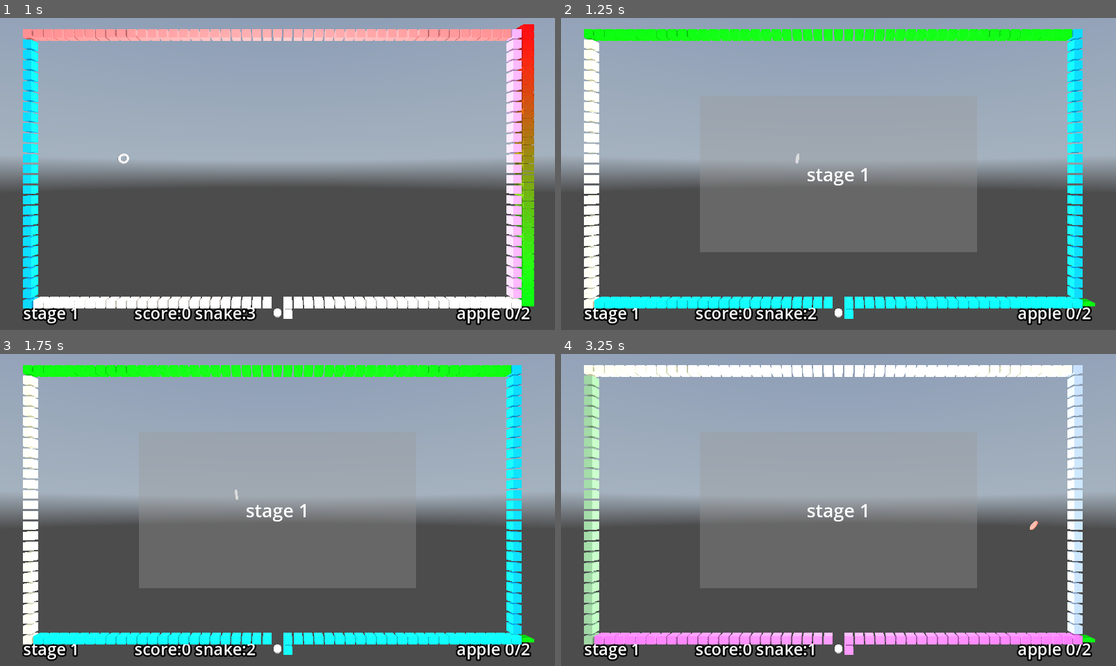
Above: before the commit, frames 1-4 (two rows, left to right).
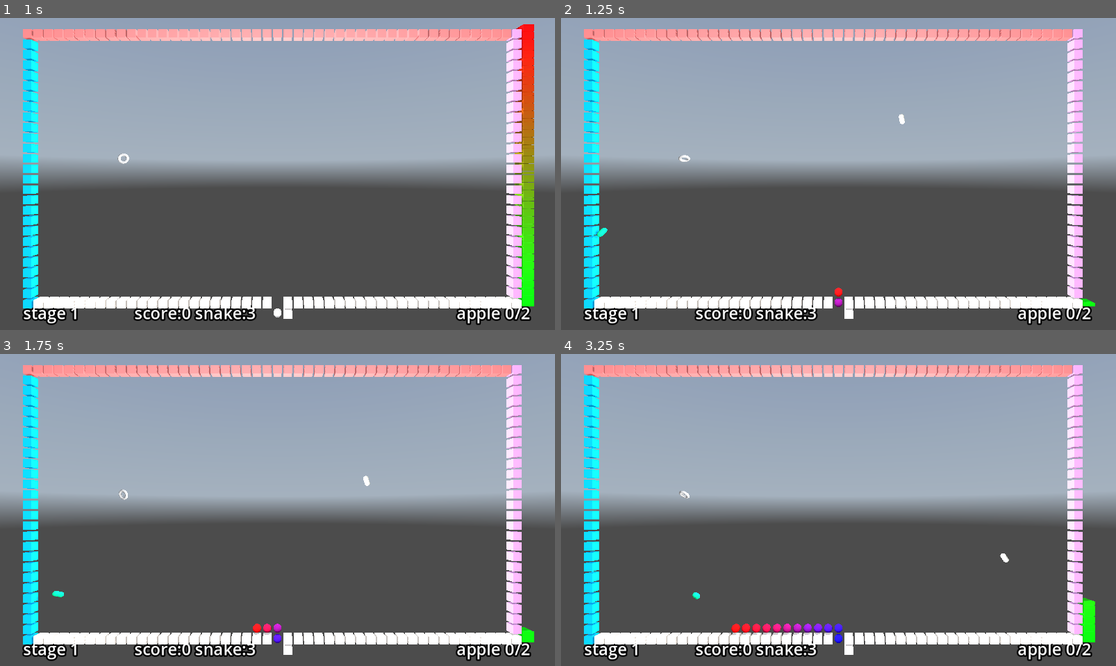
Above: after the commit, the same moments.

Repository: kasworld/gd4snakebyte3d
Game: Godot game, scene res://main.tscn
Same seed, same stepped clock (60 frames per second), same inputs: the game is played once before the commit and once after it. A sky picture missing from this copy of the repository is replaced by a grey-blue gradient.
Inputs (mouse positions are in pixels of both pictures, inside the frame that each line leads up to):
- Up to frame 1 (1 s): tap Enter at 0.5 s; move the mouse to (399, 158) at 0.52 s; hold Right from 0.53 s (still down); click (399, 158) at 0.67 s
- Up to frame 2 (1.25 s): keep holding Right
- Up to frame 3 (1.75 s): move the mouse to (166, 525) at 1.27 s; release Right at 1.28 s; hold Down from 1.28 s (still down)
- Up to frame 4 (3.25 s): move the mouse to (894, 441) at 2.02 s; release Down at 2.03 s; hold Right 2.03-2.78 s; move the mouse to (810, 572) at 2.77 s; hold Up from 2.78 s (still down); click (810, 572) at 2.92 s

Frame 1 is identical in both runs. In frame 2, 22% of the frame differs, in the area x 4-94%, y 3-98%; in frame 3, 22%, in the area x 4-97%, y 3-98%; in frame 4, 22%.

Commit message:
demo move ai move

Diff:
--- a/snake.gd
+++ b/snake.gd
@@ -26,7 +26,6 @@
 	is_alive = true
 	cmd_queue = []
 	return self
-
 
 func process_frame() -> void:
 	if not is_alive:
--- a/stage.gd
+++ b/stage.gd
@@ -189,41 +189,22 @@
 	else:
 		diff_vt = sign(get_next_apple_pos2i() - snake_head_pos2i())
 	var snake_mvvt = Dir8Lib.Dir2Vt[snake.move_dir]
-	if diff_vt.x != 0 : # try sync x
-		if snake_mvvt.x == diff_vt.x:
-			if field.get_at(snake_head_pos2i()+snake_mvvt) != null:
-				ai_setmove_y(diff_vt)
-			return # do nothing
-		if snake_mvvt.x == -diff_vt.x: # x is opposite, move y first
-			ai_setmove_y(diff_vt)
-		else:
-			ai_setmove_x(diff_vt)
-	elif diff_vt.y != 0: # try sync y
-		if snake_mvvt.y == diff_vt.y:
-			if field.get_at(snake_head_pos2i()+snake_mvvt) != null:
-				ai_setmove_x(diff_vt)
-			return # do nothing
-		if snake_mvvt.y == -diff_vt.y: # y is opposite, move x first
-			ai_setmove_x(diff_vt)
-		else:
-			ai_setmove_y(diff_vt)
-
-func ai_setmove_x(diff_vt :Vector2i) -> bool:
-	var try_vt = Vector2i( diff_vt.x, 0)
-	if field.get_at(snake_head_pos2i()+try_vt) == null:
-		snake.cmd_queue.append(Dir8Lib.Vt2Dir[try_vt])
-		return true
-	elif field.get_at(snake_head_pos2i()-try_vt) == null:
-		snake.cmd_queue.append(Dir8Lib.Vt2Dir[-try_vt])
-		return true
-	return false
-
-func ai_setmove_y(diff_vt :Vector2i) -> bool:
-	var try_vt =  Vector2i(0, diff_vt.y)
-	if field.get_at(snake_head_pos2i()+try_vt) == null:
-		snake.cmd_queue.append(Dir8Lib.Vt2Dir[try_vt])
-		return true
-	elif field.get_at(snake_head_pos2i()-try_vt) == null:
-		snake.cmd_queue.append(Dir8Lib.Vt2Dir[-try_vt])
-		return true
-	return false
+	var tryvt := []
+	if diff_vt.x == -1:
+		tryvt = [Vector2i(-1,0),Vector2i(0,1),Vector2i(0,-1),Vector2i(1,0)]
+	elif diff_vt.x == 1:
+		tryvt = [Vector2i(1,0),Vector2i(0,1),Vector2i(0,-1),Vector2i(-1,0)]
+	elif diff_vt.y == -1:
+		tryvt = [Vector2i(0,-1),Vector2i(1,0),Vector2i(-1,0),Vector2i(0,1)]
+	elif diff_vt.y == 1:
+		tryvt = [Vector2i(0,1),Vector2i(1,0),Vector2i(-1,0),Vector2i(0,-1)]
+	else :
+		print_debug("not reach code %s" % [diff_vt])
+
+	for vt in tryvt:
+		if vt == -snake_mvvt:
+			continue
+		var fieldobj = field.get_at(snake_head_pos2i()+vt)
+		if  fieldobj == null or (not all_apple_eaten() and fieldobj is Apple) or (all_apple_eaten() and fieldobj is Goal) :
+			snake.cmd_queue.append(Dir8Lib.Vt2Dir[vt])
+			break
